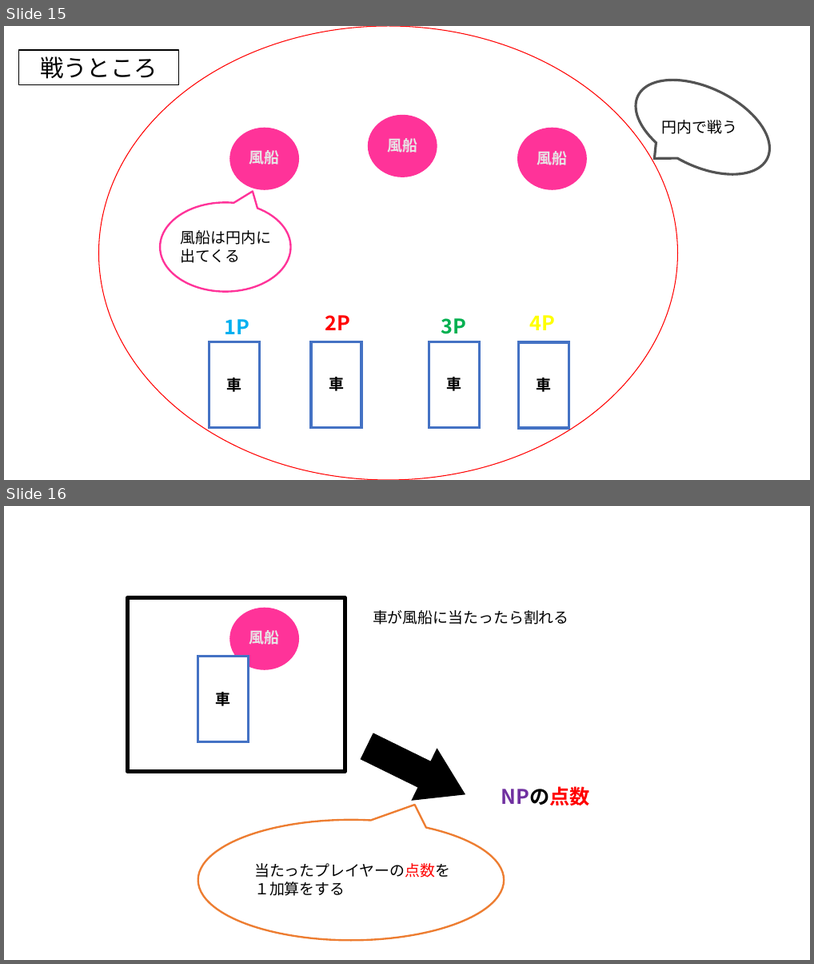
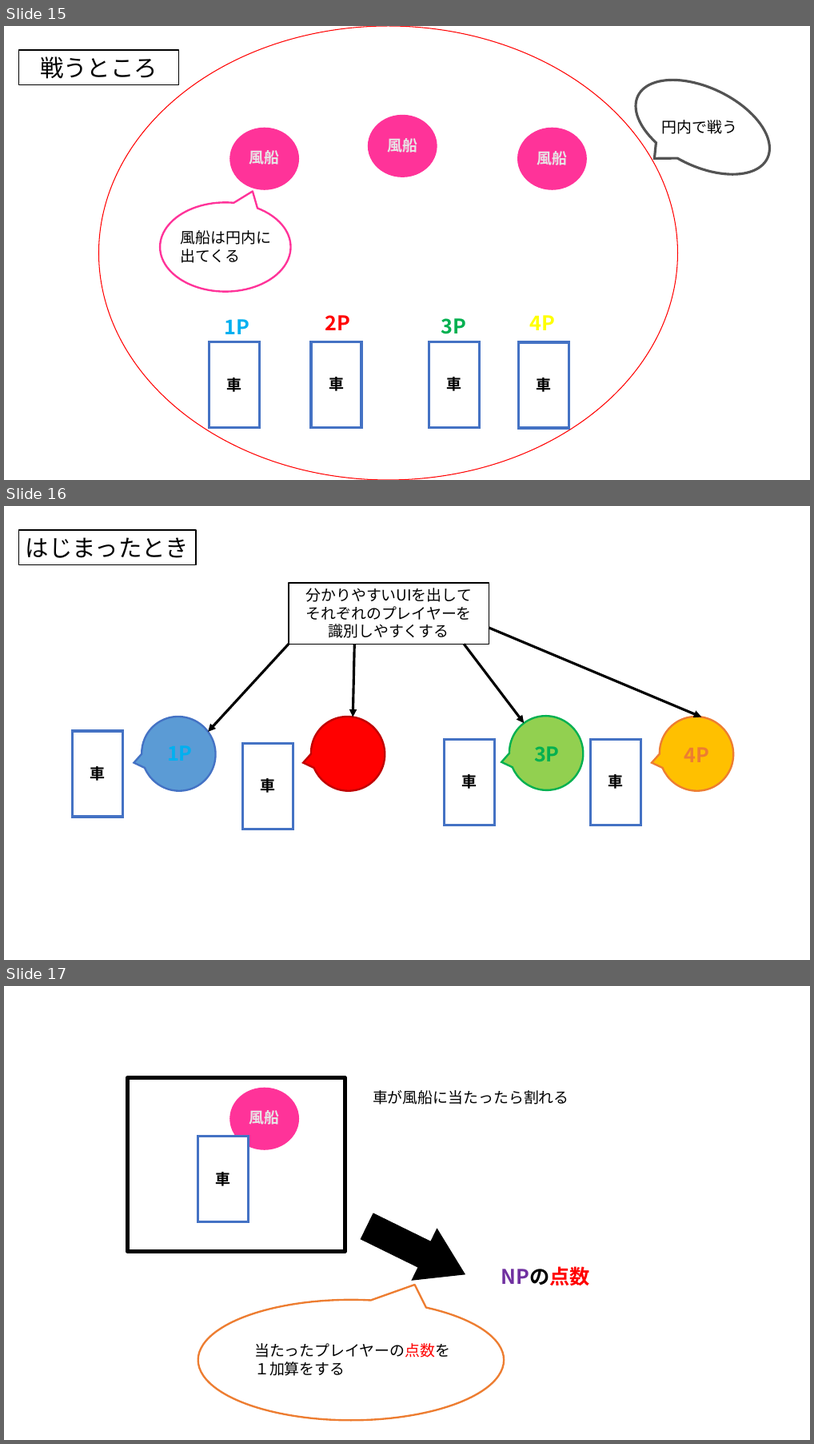
Before and after one commit to MizukiKato0416/sotsugyou_time_kato, a slide deck: 卒業制作_風船わりゲーム（仮）.pptx. Shown one above the other, each under a label of ours: slides 15 and 16 before the commit, slides 15, 16 and 17 after it. The pictures are 814x964 and 814x1444 pixels, drawn with LibreOffice and Linux fonts; fonts in the diff are those of the drawing. Boxes give left, top, right and bottom in pixels: in the first picture for what was removed or moved away, otherwise in the second. Text is boxed around its words. In the diff, an @@ line names an element or a change of style, - is before the commit and + after.

```diff
--- a/卒業制作_風船わりゲーム（仮）.pptx
+++ b/卒業制作_風船わりゲーム（仮）.pptx
@@ slide 16 added at [4,506,810,960], background #FFFFFF @@
@@ rectangle added at [19,530,196,564], outline #000000 1.5 pt, 28 pt, text #000000 @@
+はじまったとき
@@ rectangle added at [289,583,489,644], fill #FFFFFF, outline #000000 1.5 pt, 18 pt, text #000000 @@
+分かりやすいUIを出して
+それぞれのプレイヤーを
+識別しやすくする
@@ arrow added from (289, 644) to (208, 732), #000000 3 pt @@
@@ arrow added from (355, 644) to (353, 717), #000000 3 pt @@
@@ arrow added from (464, 644) to (524, 723), #000000 3 pt @@
@@ arrow added from (489, 628) to (702, 717), #000000 3 pt @@
@@ speech bubble added at [127,701,230,805], fill #5B9BD5, outline #4472C4 2.25 pt @@
@@ speech bubble added at [296,701,399,805], fill #FF0000, outline #C00000 2.25 pt @@
@@ speech bubble added at [494,701,598,804], fill #92D050, outline #00B050 2.25 pt @@
@@ speech bubble added at [646,701,749,805], fill #FFC000, outline #ED7D31 2.25 pt @@
@@ rectangle added at [73,731,123,816], fill #FFFFFF, outline #4472C4 3 pt @@
@@ rectangle added at [243,743,294,828], fill #FFFFFF, outline #4472C4 3 pt @@
@@ rectangle added at [445,740,495,825], fill #FFFFFF, outline #4472C4 3 pt @@
@@ rectangle added at [591,740,642,825], fill #FFFFFF, outline #4472C4 3 pt @@
@@ text added at [90,766,105,780], 18 pt, text #000000, bold @@
+車
@@ text added at [534,746,560,762], 24 pt, text #00B050, bold @@
+3P
@@ text added at [684,747,710,762], 24 pt, text #ED7D31, bold @@
+4P
@@ text added at [261,778,276,792], 18 pt, text #000000, bold @@
+車
@@ text added at [462,774,478,788], 18 pt, text #000000, bold @@
+車
@@ text added at [609,774,624,788], 18 pt, text #000000, bold @@
+車
@@ what was slide 16 is now slide 17 @@
```
Also in this commit, not shown: 1 other file.
